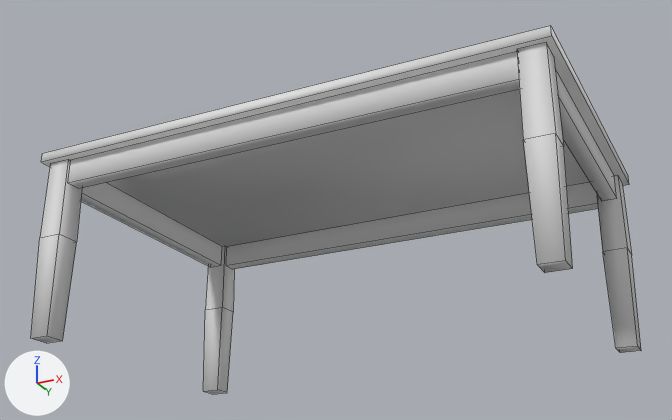
Two versions of the FBX model I  am not Alone/Assets/Toon Furniture/Models/Table_1.fbx, one commit apart.
One viewpoint serves both versions: a camera (50 mm lens) standing at (6.31, -12.88, -3.51) and looking at (0.0, -0.28, 2.16). Lighting does not change. The marker at lower left points along +X, +Y and +Z. Mesh edges are drawn as thin lines.

Script lines for the objects in view, before the commit:
```python
mat_material = principled_material('Material')
mat_material.base_color = (0.8, 0.8, 0.8)  # white #e7e7e7
mat_material.roughness = 0.69
me_cube = bpy.data.meshes.new('Cube')
me_cube.from_pydata(...)  # 88 vertices, 54 faces; spans x -4.22..4.22, y -2.62..2.62, z -0.01..3.08
me_cube.materials.append(mat_material)  # white #e7e7e7
ob_cube = bpy.data.objects.new('Cube', me_cube)
ob_cube.location = (0.0, 0.0, 0.0)
```
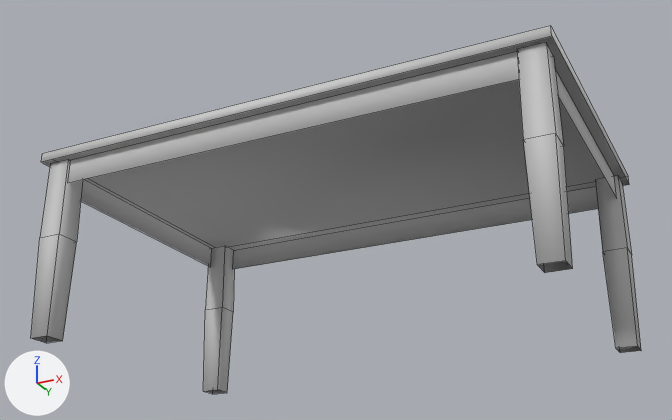
Boxes [x1, y1, x2, y2] around the edits, measured in the pictures (672 x 420 px):
```json
{"object": "Cube", "change": "recoloured, reshaped", "before": [31, 26, 641, 394], "after": [31, 26, 641, 394]}
{"part": 1, "of": "me_cube", "change": "deleted", "before": [31, 37, 641, 394]}
```

The change, as JSON lines over the scene's bpy script:
```json
{"op": "set", "path": "mat_material.base_color", "old": "(0.8, 0.8, 0.8)", "new": "(0.64, 0.64, 0.64)", "note": "white #e7e7e7 -> light grey #d1d1d1"}
{"block": "me_cube", "where": "# used by ob_cube; location = (0.0, 0.0, 0.0)"}
{"op": "remove", "block": "me_cube", "code": "me_cube.from_pydata(...)  # 88 vertices, 54 faces; spans x -4.22..4.22, y -2.62..2.62, z -0.01..3.08"}
{"op": "add", "block": "me_cube", "code": "me_cube.from_pydata(...)  # 72 vertices, 41 faces; spans x -4.22..4.22, y -2.62..2.62, z -0.01..3.08"}
{"block": "me_cube", "change": "me_cube part 1"}
{"block": "me_cube", "change": "16 vertices are removed from x -3.8..3.8, y -2.21..2.21, z 2.51..2.92"}
{"block": "me_cube", "change": "13 faces are deleted"}
```
